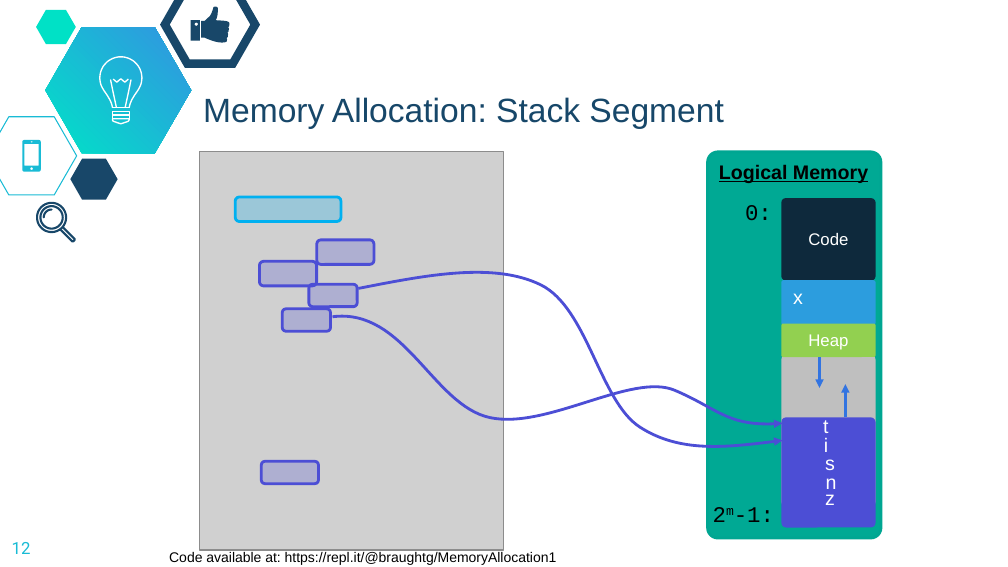
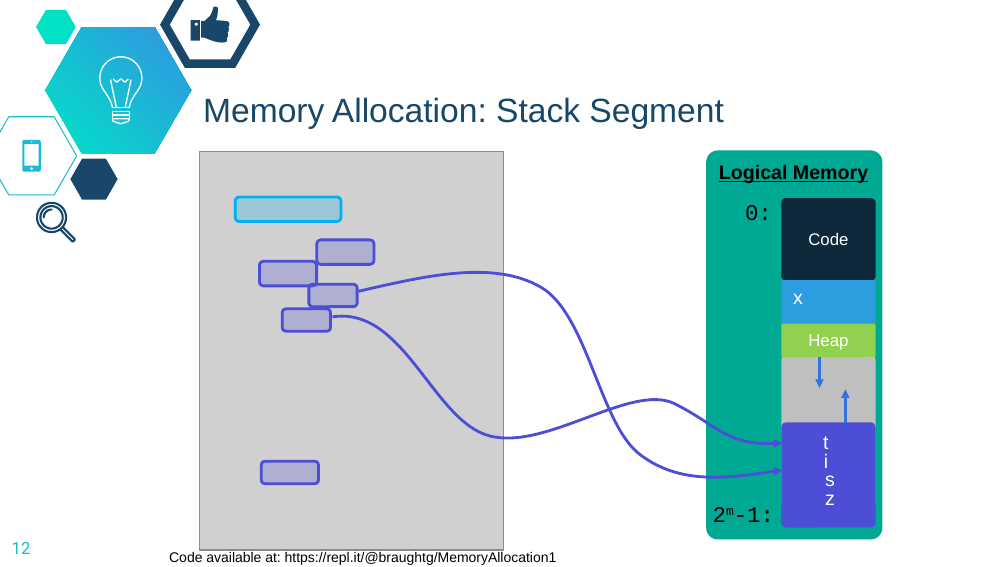
Before and after one commit to dickinson-comp256/COMP256, a slide deck: slide 12 of docs/slides/23-S-LogicalMemory.pptx. Drawn at 1008x567 pixels with LibreOffice and Linux fonts; fonts in the diff are those of the drawing; grey boxes stand for pictures; background and template pictures are left out. Boxes give left, top, right and bottom in pixels: in the first picture for what was removed or moved away, otherwise in the second. Text is boxed around its words. In the diff, an @@ line names an element or a change of style, - is before the commit and + after.

```diff
--- a/docs/slides/23-S-LogicalMemory.pptx
+++ b/docs/slides/23-S-LogicalMemory.pptx
@@ freeform shape resized from (x1=359, y1=272, x2=783, y2=446) to (x1=359, y1=272, x2=783, y2=477) @@
@@ freeform shape resized from (x1=333, y1=317, x2=782, y2=424) to (x1=333, y1=317, x2=782, y2=444) @@
@@ arrow moved from (846, 417) - (846, 384) to (846, 422) - (846, 389) @@
@@ rounded rectangle resized from (x1=781, y1=417, x2=875, y2=527) to (x1=781, y1=422, x2=875, y2=527) @@
@@ 3 texts moved together from (x1=823, y1=420, x2=835, y2=470) to (x1=823, y1=436, x2=835, y2=486) @@
@@ text removed at (x1=826, y1=478, x2=837, y2=489) @@
-n
```
Also in this commit, not shown: 3 other slides changed.
